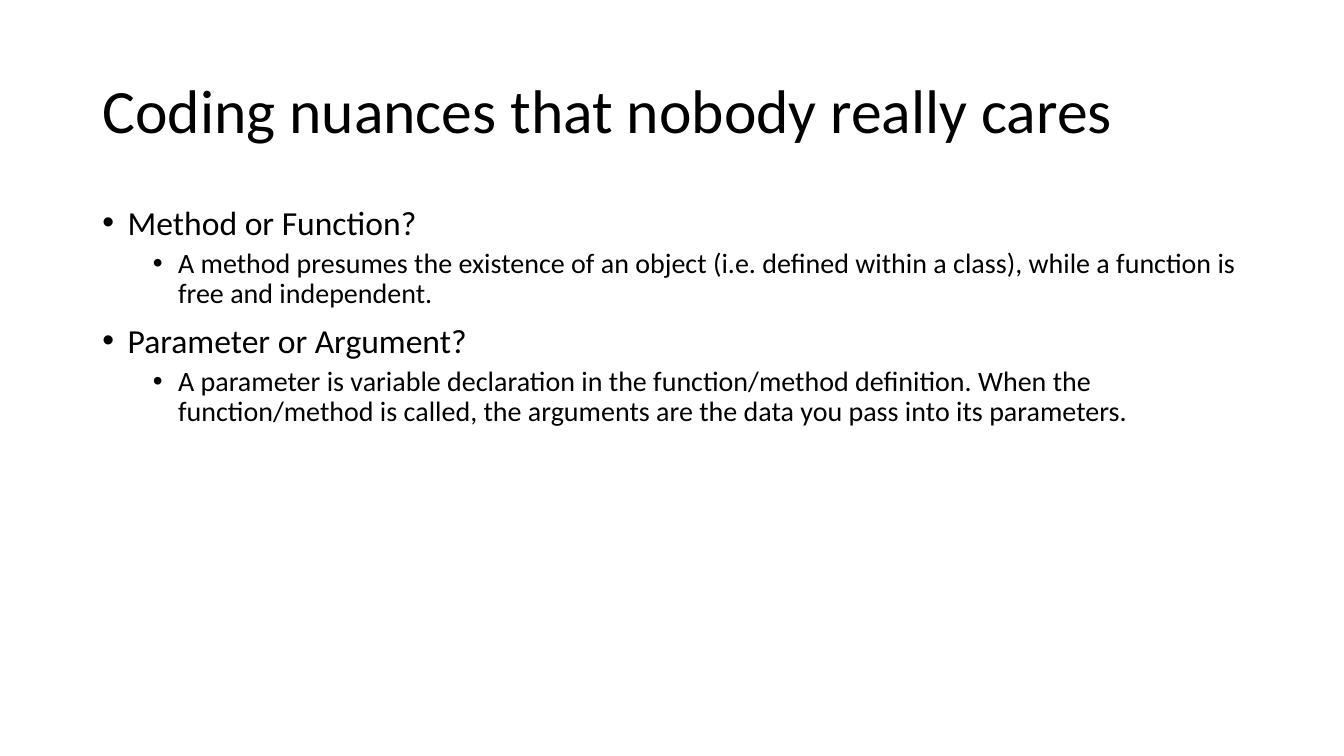
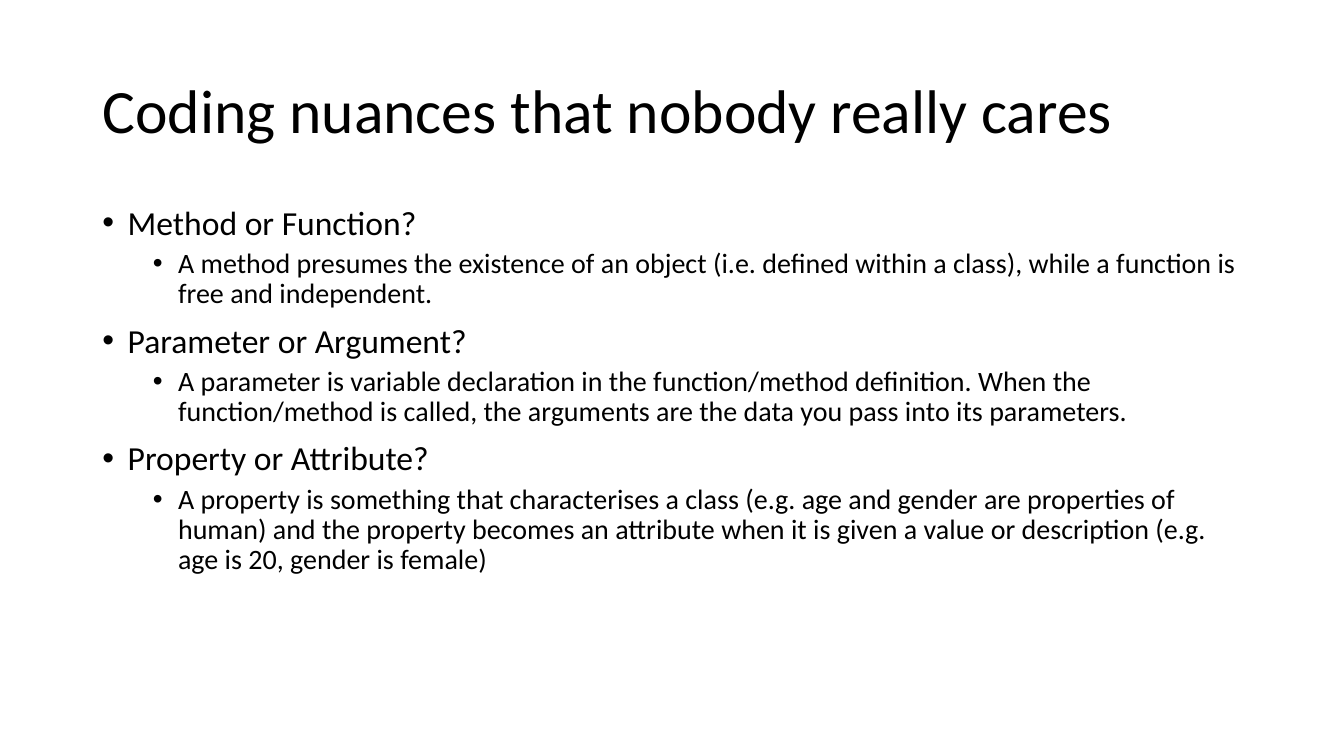
Before and after one commit to joellecorliss/Associate-Android-Developer, a slide deck: slide 29 of Android Basics in Kotlin.pptx (slide 24 before the commit). Drawn at 1344x756 pixels with LibreOffice and Linux fonts; fonts in the diff are those of the drawing. Boxes give left, top, right and bottom in pixels: in the first picture for what was removed or moved away, otherwise in the second. Text is boxed around its words. In the diff, an @@ line names an element or a change of style, - is before the commit and + after.

```diff
--- a/Android Basics in Kotlin.pptx
+++ b/Android Basics in Kotlin.pptx
@@ text at (x1=128, y1=446, x2=1205, y2=574): paragraphs added @@
+• Property or Attribute?
+  • A property is something that characterises a class (e.g. age and gender are properties of human) and the property becomes an attribute when it is given a value or description (e.g. age is 20, gender is female)
```
Also in this commit, not shown: 3 other slides changed, 5 slides added.
